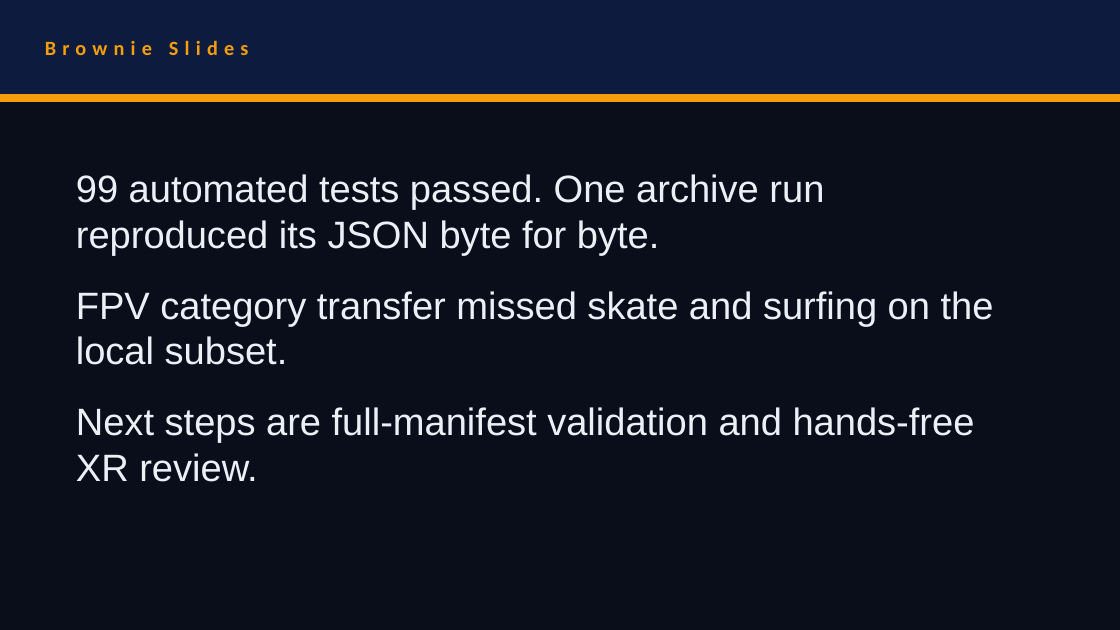
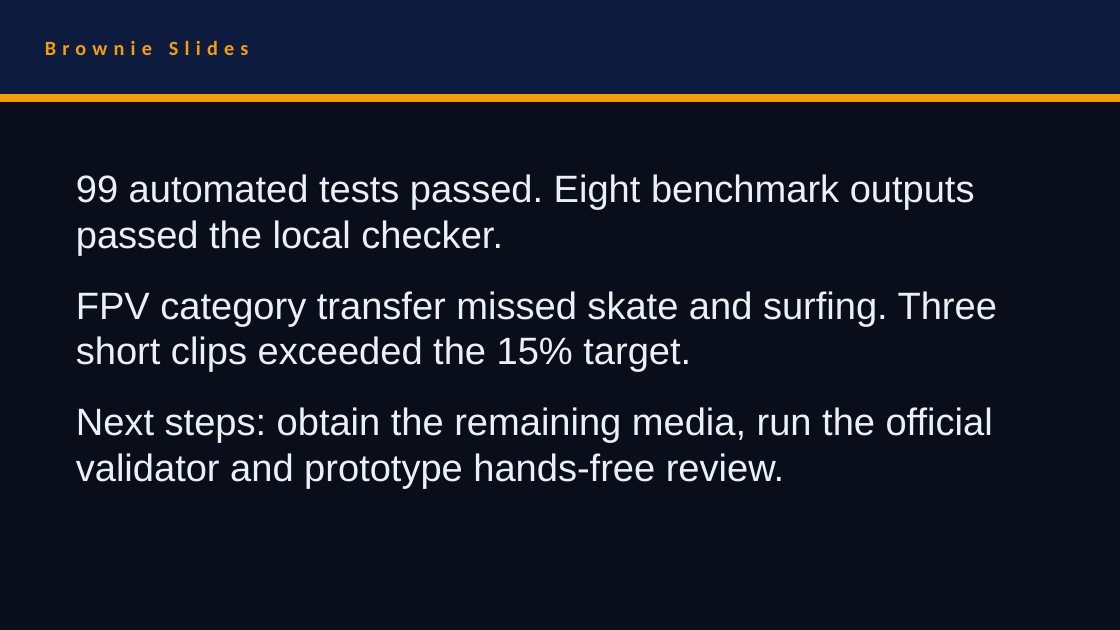
Before and after one commit to ArhamChoudhary-ui/DentiLens, a slide deck: slide 8 of reference/submission/DentiLens-Track4-Presentation.pptx. Drawn at 1120x630 pixels with LibreOffice and Linux fonts; fonts in the diff are those of the drawing. Boxes give left, top, right and bottom in pixels: in the first picture for what was removed or moved away, otherwise in the second. Text is boxed around its words. In the diff, an @@ line names an element or a change of style, - is before the commit and + after.

```diff
--- a/reference/submission/DentiLens-Track4-Presentation.pptx
+++ b/reference/submission/DentiLens-Track4-Presentation.pptx
@@ text at (76, 174, 997, 489): text changed @@
-99 automated tests passed. One archive run reproduced its JSON byte for byte.
-FPV category transfer missed skate and surfing on the local subset.
-Next steps are full-manifest validation and hands-free XR review.
+99 automated tests passed. Eight benchmark outputs passed the local checker.
+FPV category transfer missed skate and surfing. Three short clips exceeded the 15% target.
+Next steps: obtain the remaining media, run the official validator and prototype hands-free review.
```
Also in this commit, not shown: 5 other slides changed, 18 other files.
